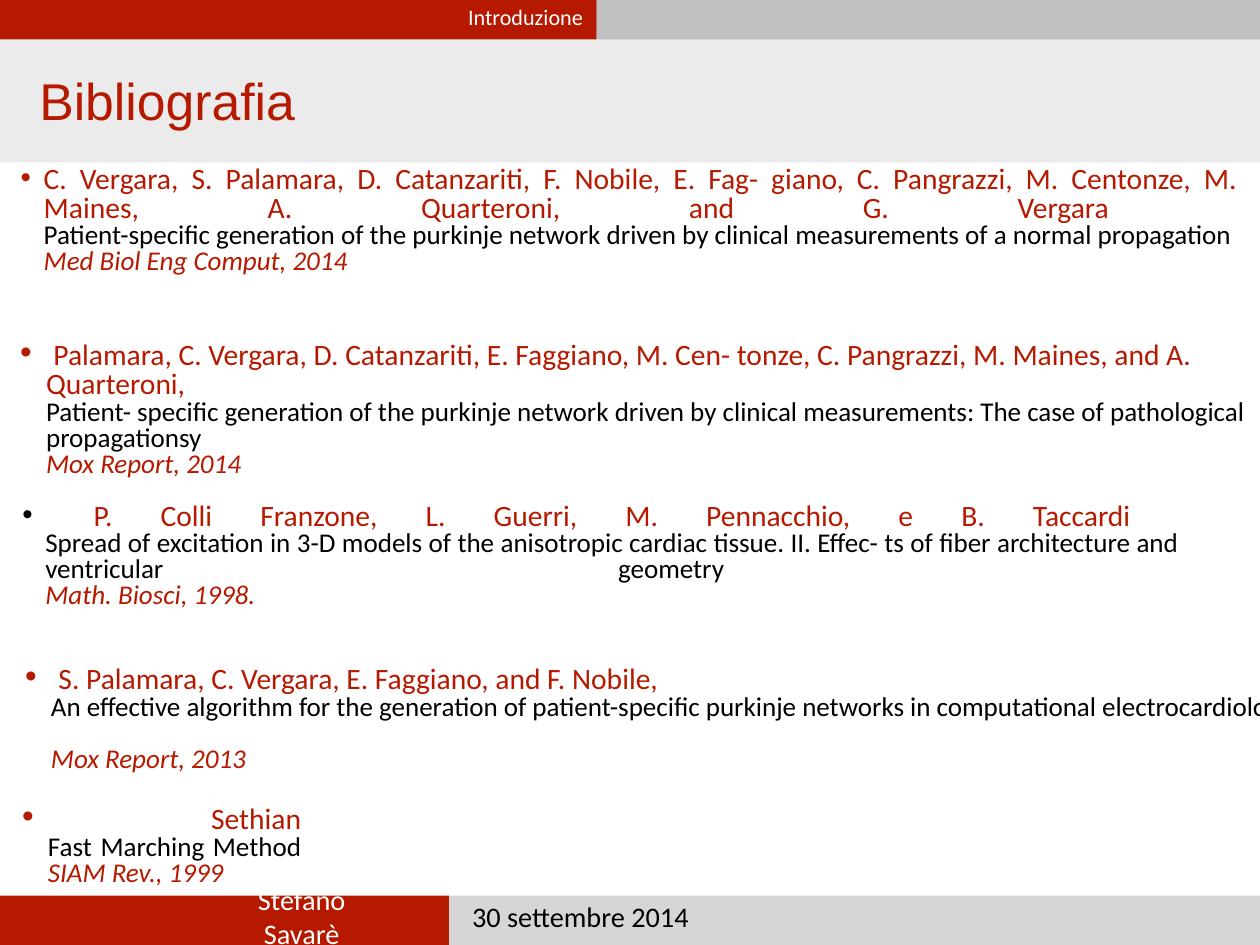
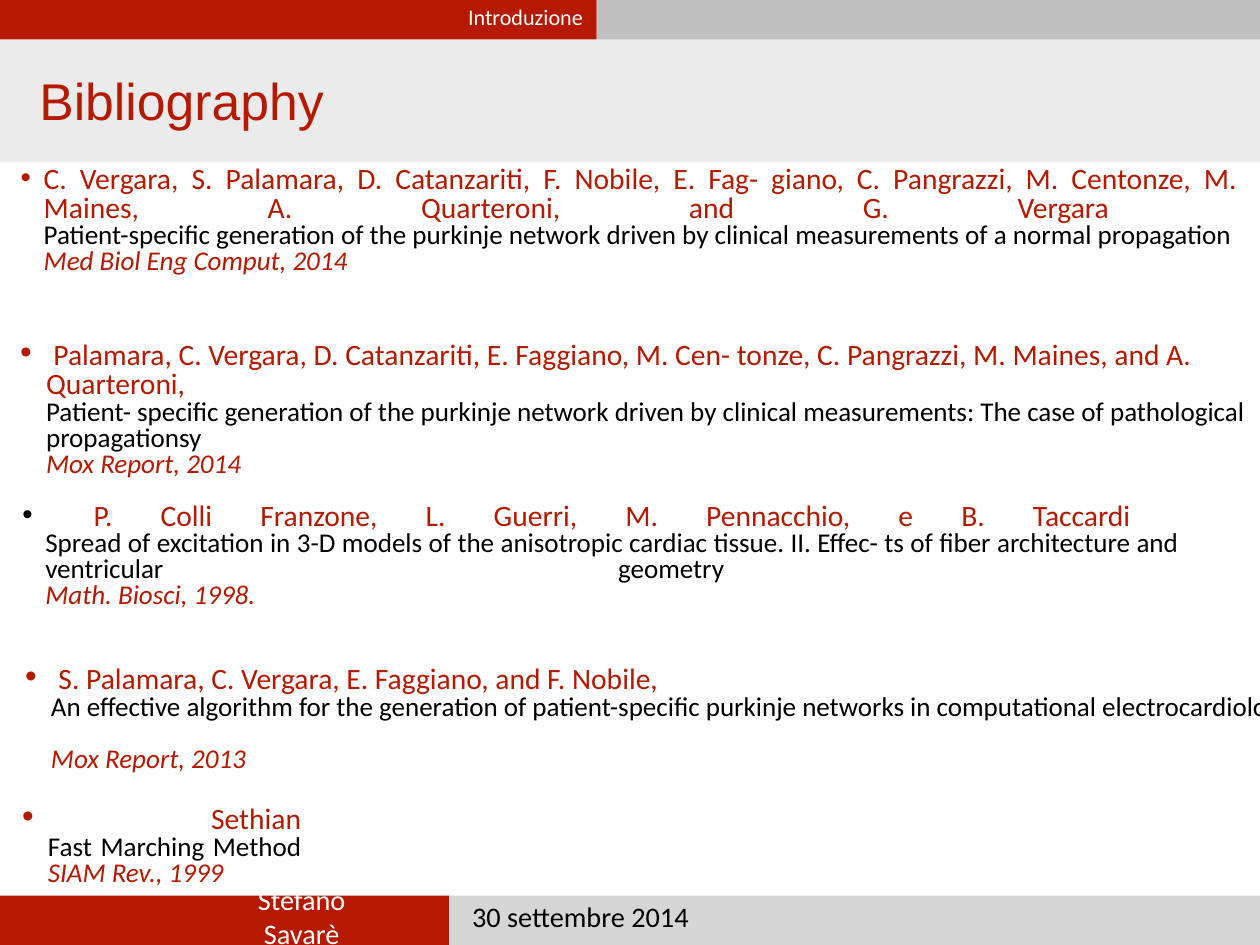
Before and after one commit to nhubi/disProject, a slide deck: slide 11 of Presentation/presentation.pptx (slide 2 before the commit). Drawn at 1260x945 pixels with LibreOffice and Linux fonts; fonts in the diff are those of the drawing. Boxes give left, top, right and bottom in pixels: in the first picture for what was removed or moved away, otherwise in the second. Text is boxed around its words. In the diff, an @@ line names an element or a change of style, - is before the commit and + after.

```diff
--- a/Presentation/presentation.pptx
+++ b/Presentation/presentation.pptx
@@ text at [39,82,323,131]: text changed @@
-Bibliografia
+Bibliography
```
Also in this commit, not shown: 1 other slide changed, 9 slides added, 3 slides removed, 1 other file.
